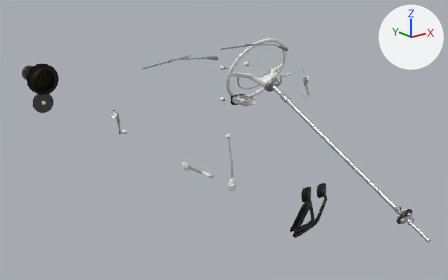
The COLLADA model bug/vehicles/bug/components/common/Bug.Props.dae: old version first, new version second.
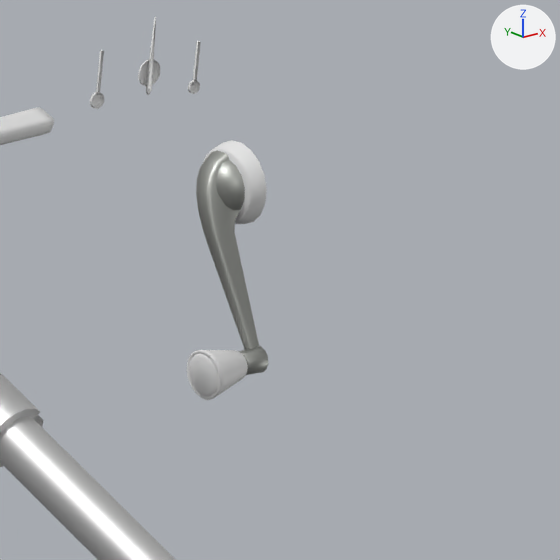
The first picture shows the older version from a 50 mm camera at (-1.77, -2.66, 1.52) aimed at (0.26, -0.13, 0.51). The close-ups show the older and then the newer version on the part from 64% to 75% of the width and 23% to 40% of the height of that picture. Only the edits that show in the close-ups are written down. Arrows for +X, +Y and +Z are at upper right; the lights stay in place. Where no turn or scale is listed for an object, it has been applied to the vertices.

Objects in the first close-up: 'bug_door_FL_window_handle', 'bug_indicatorlever', 'bug_needle_tacho', 'bug_steering_column_mount' and 2 more.
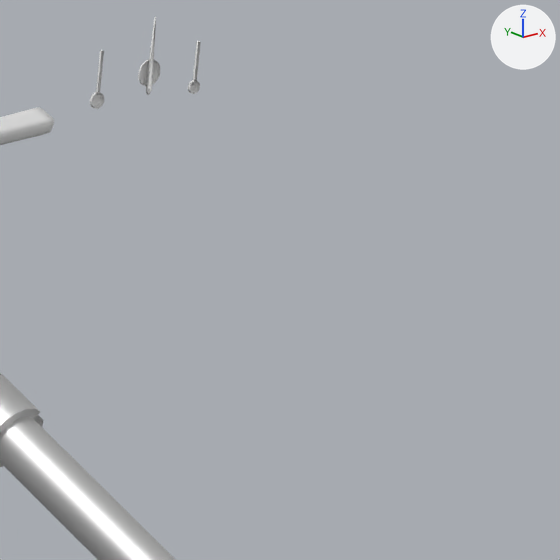
What the commit changed:
Object 'bug_door_FL_window_handle' (ob_bug_door_fl_window_handle) is deleted.

What differs and where, as boxes [x1, y1, x2, y2] in the close-ups (560 x 560 px):
'bug_door_FL_window_handle', deleted
    before: [187, 140, 268, 400]
    faces in mat_bug_interior_chrome (grey #b1b3ae): [196, 150, 268, 375]
    faces in mat_bug_interior_theme (its picture is missing): [187, 140, 267, 400]
